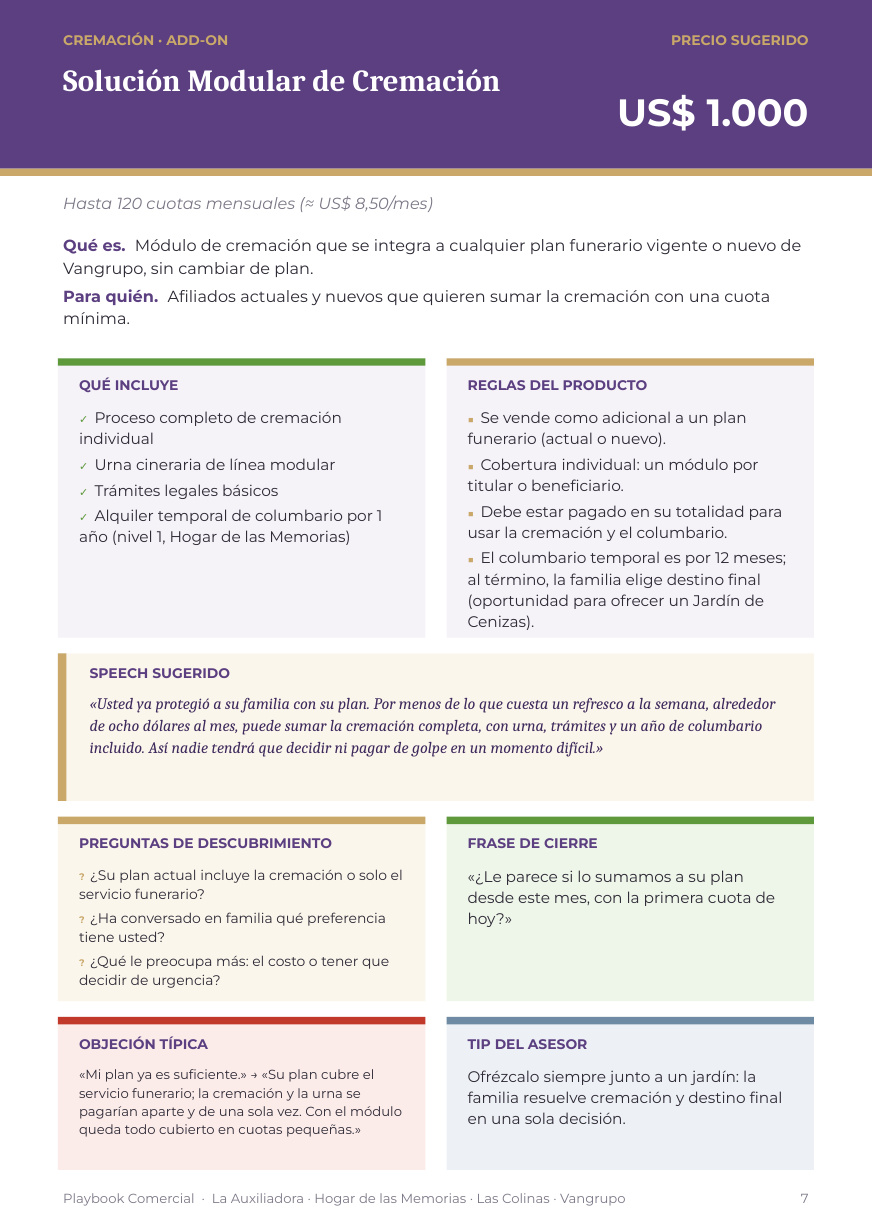
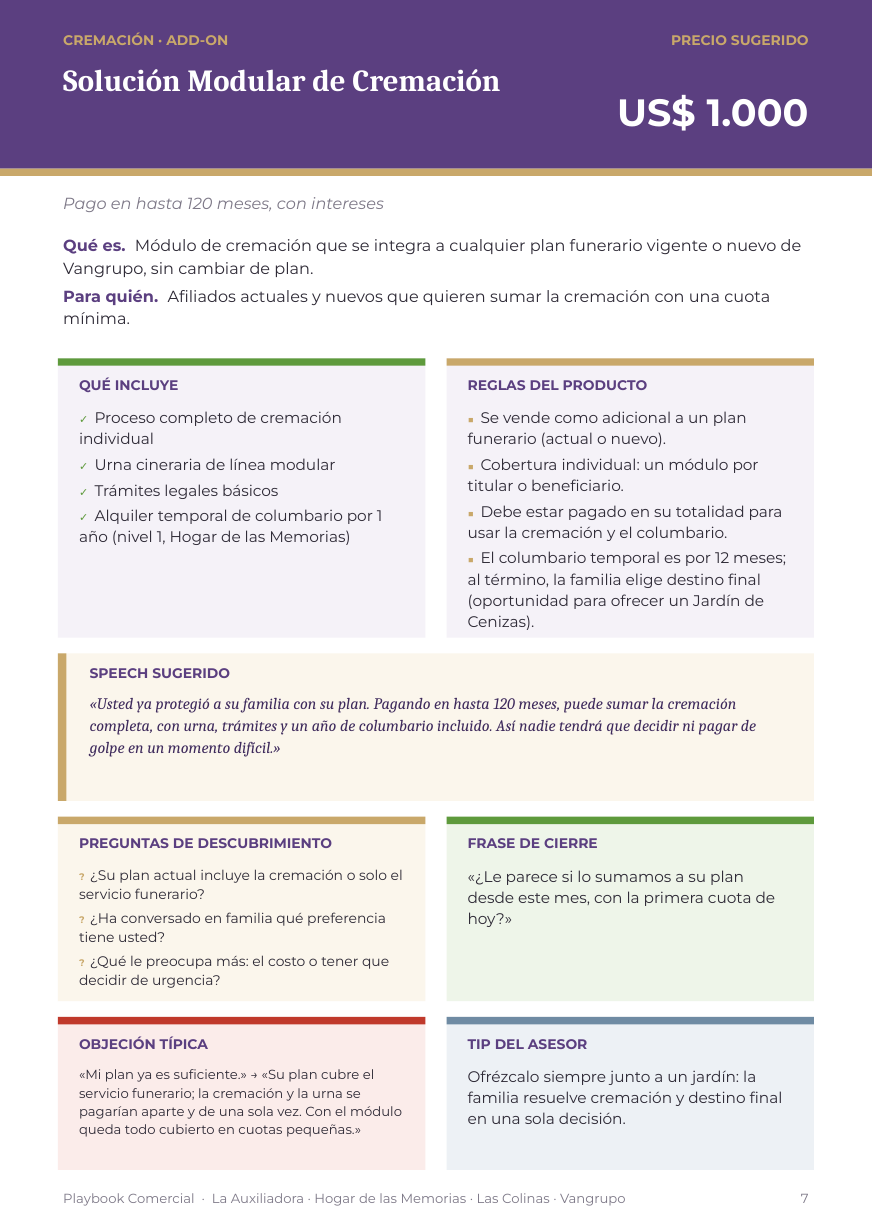
Before and after one commit to os267/teste, a slide deck: slide 7 of playbook/salida/Playbook_Comercial_Cremacion_Vangrupo_Vertical.pptx. Drawn at 872x1232 pixels with LibreOffice and Linux fonts; fonts in the diff are those of the drawing. Boxes give left, top, right and bottom in pixels: in the first picture for what was removed or moved away, otherwise in the second. Text is boxed around its words. In the diff, an @@ line names an element or a change of style, - is before the commit and + after.

```diff
--- a/playbook/salida/Playbook_Comercial_Cremacion_Vangrupo_Vertical.pptx
+++ b/playbook/salida/Playbook_Comercial_Cremacion_Vangrupo_Vertical.pptx
@@ text at <box>63,197,384,212</box>: text changed @@
-Hasta 120 cuotas mensuales (≈ US$ 8,50/mes)
+Pago en hasta 120 meses, con intereses
@@ text at <box>90,698,756,757</box>: text changed @@
-«Usted ya protegió a su familia con su plan. Por menos de lo que cuesta un refresco a la semana, alrededor de ocho dólares al mes, puede sumar la cremación completa, con urna, trámites y un año de columbario incluido. Así nadie tendrá que decidir ni pagar de golpe en un momento difícil.»
+«Usted ya protegió a su familia con su plan. Pagando en hasta 120 meses, puede sumar la cremación completa, con urna, trámites y un año de columbario incluido. Así nadie tendrá que decidir ni pagar de golpe en un momento difícil.»
```
Also in this commit, not shown: 3 other slides changed, 10 other files.
